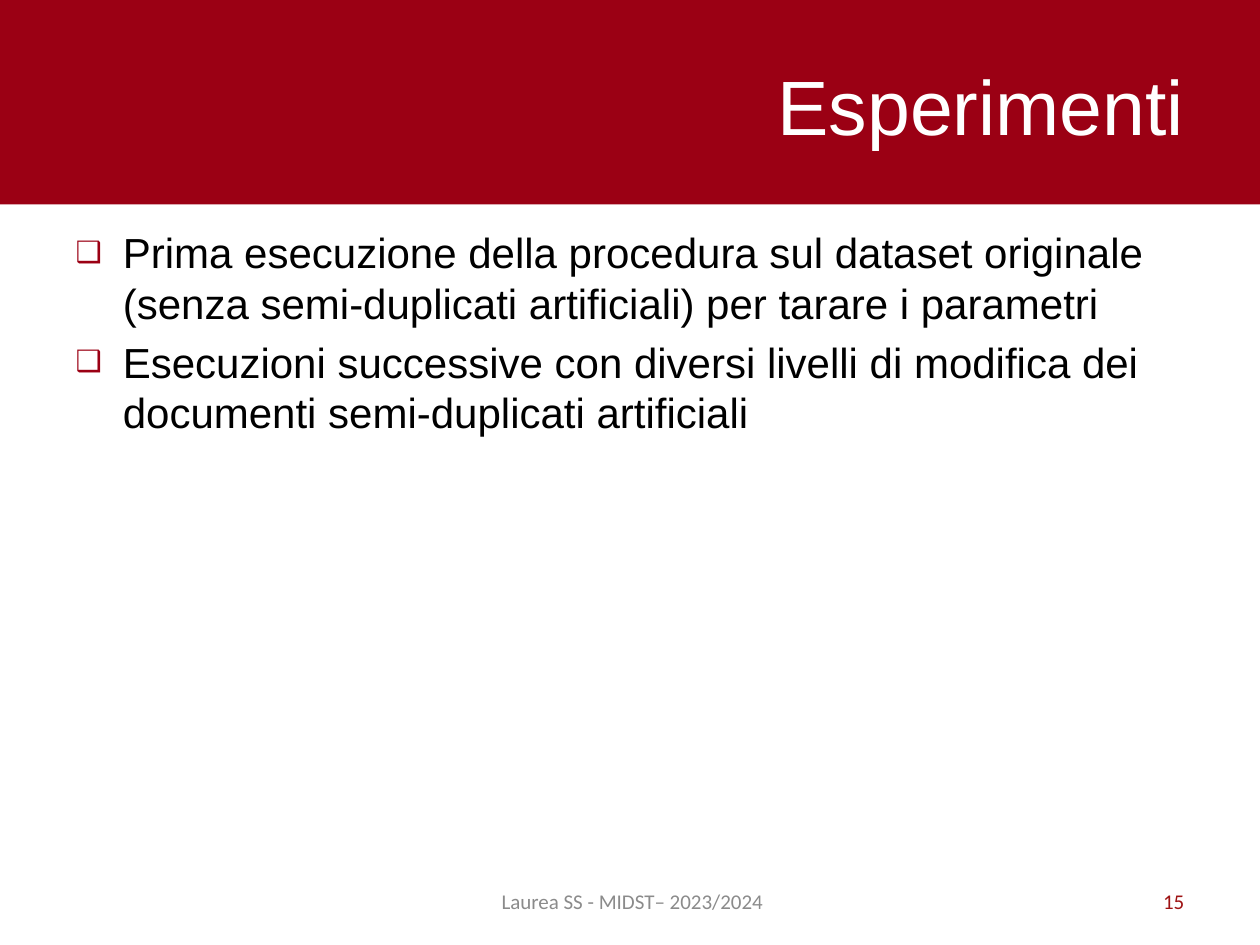
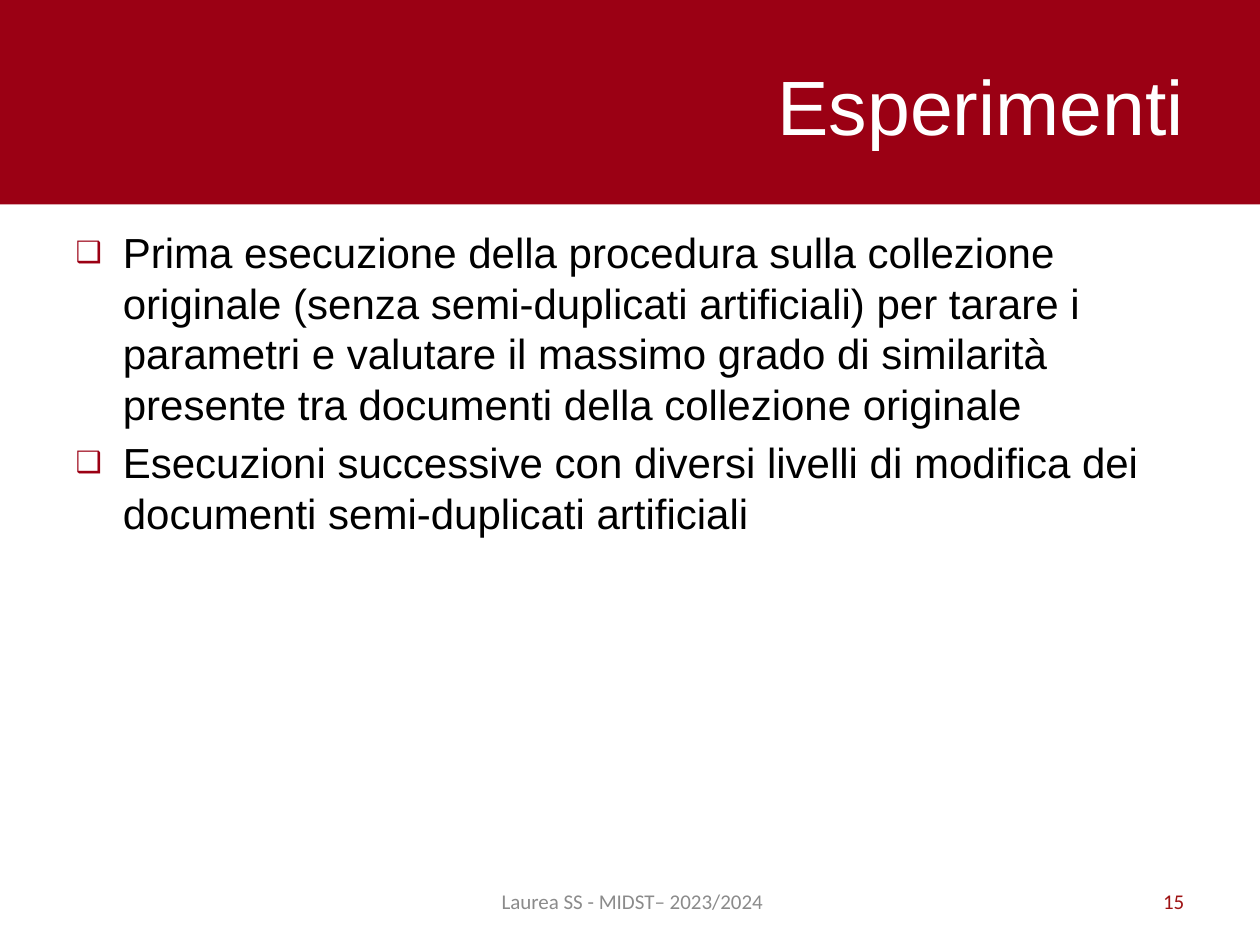
Before and after one commit to pietro-stangherlin/near_duplicate_doc_lsh, a slide deck: slide 15 of slides/ita/slides_ita.pptx. Drawn at 1260x945 pixels with LibreOffice and Linux fonts; fonts in the diff are those of the drawing. Boxes give left, top, right and bottom in pixels: in the first picture for what was removed or moved away, otherwise in the second. Text is boxed around its words. In the diff, an @@ line names an element or a change of style, - is before the commit and + after.

```diff
--- a/slides/ita/slides_ita.pptx
+++ b/slides/ita/slides_ita.pptx
@@ text at (123,237,1079,428): text changed @@
-❑ Prima esecuzione della procedura sul dataset originale (senza semi-duplicati artificiali) per tarare i parametri
+❑ Prima esecuzione della procedura sulla collezione originale (senza semi-duplicati artificiali) per tarare i parametri e valutare il massimo grado di similarità presente tra documenti della collezione originale
```
Also in this commit, not shown: 4 other slides changed, 1 slide added, 4 other files.
